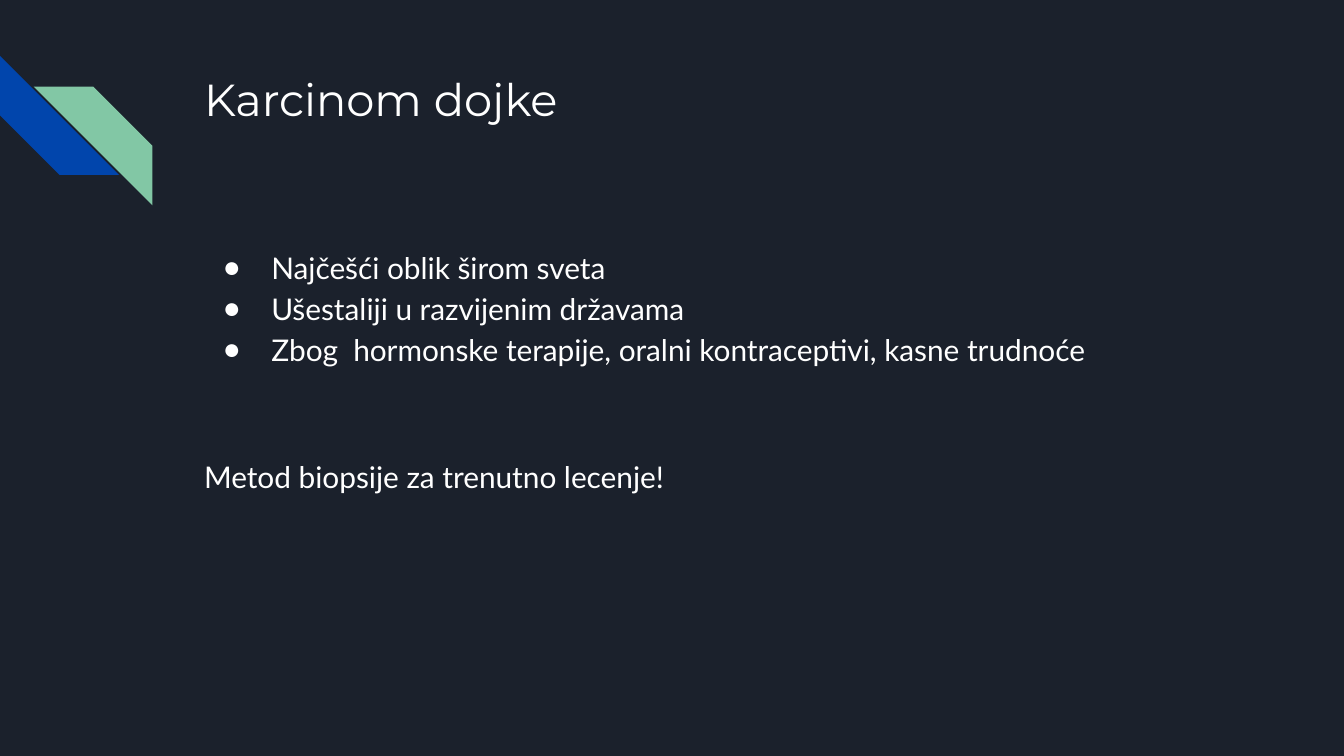
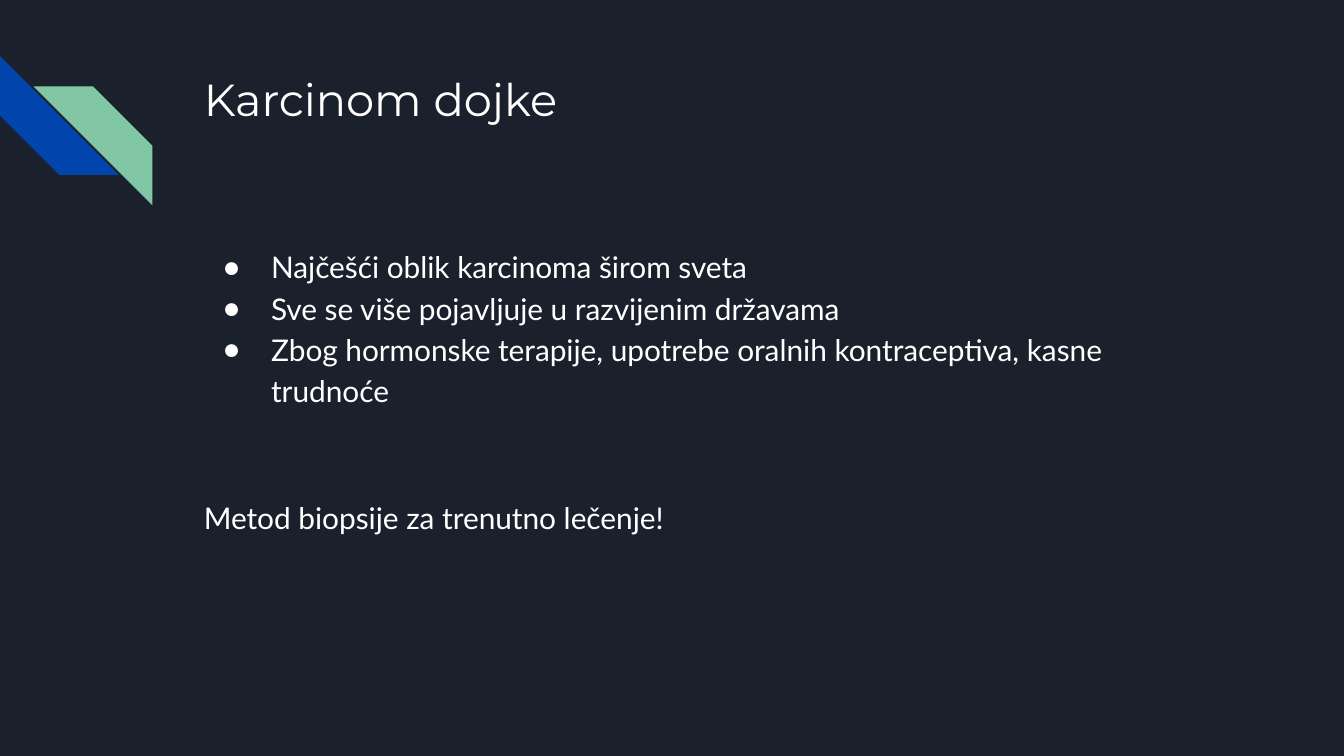
Before and after one commit to vukvuk21/RID, a slide deck: slide 6 of rid_2022_seminarski/mi18099_Andrijana_Aleksic/predavanje_2/AndrijanaAleksicPrezentacija.pptx. Drawn at 1344x756 pixels with LibreOffice and Linux fonts; fonts in the diff are those of the drawing. Boxes give left, top, right and bottom in pixels: in the first picture for what was removed or moved away, otherwise in the second. Text is boxed around its words. In the diff, an @@ line names an element or a change of style, - is before the commit and + after.

```diff
--- a/rid_2022_seminarski/mi18099_Andrijana_Aleksic/predavanje_2/AndrijanaAleksicPrezentacija.pptx
+++ b/rid_2022_seminarski/mi18099_Andrijana_Aleksic/predavanje_2/AndrijanaAleksicPrezentacija.pptx
@@ text at <box>204,256,1102,535</box>: text changed @@
-● Najčešći oblik širom sveta
-● Ušestaliji u razvijenim državama
-● Zbog hormonske terapije, oralni kontraceptivi, kasne trudnoće
-Metod biopsije za trenutno lecenje!
+● Najčešći oblik karcinoma širom sveta
+● Sve se više pojavljuje u razvijenim državama
+● Zbog hormonske terapije, upotrebe oralnih kontraceptiva, kasne trudnoće
+Metod biopsije za trenutno lečenje!
```
Also in this commit, not shown: 10 other slides changed, 4 other files.
